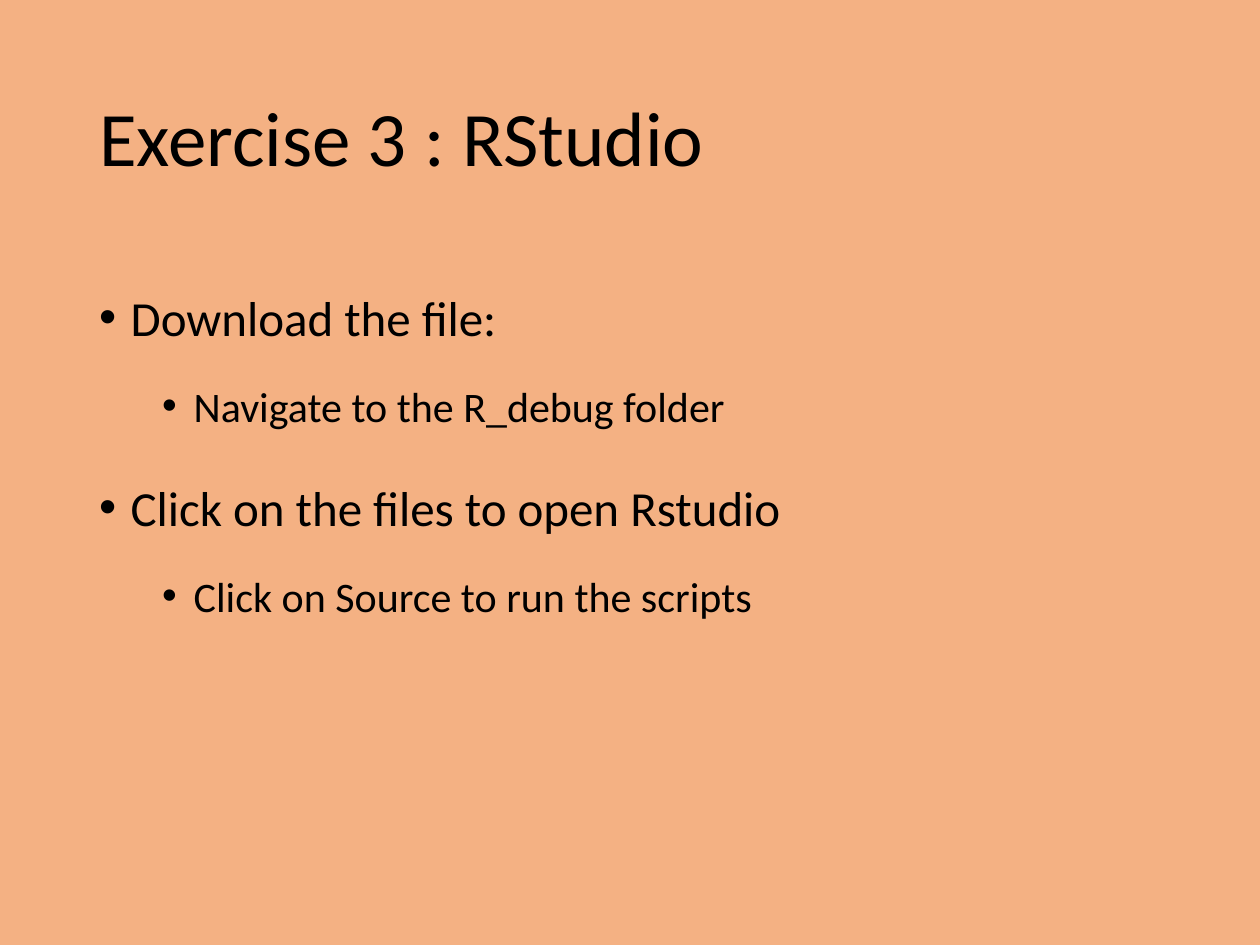
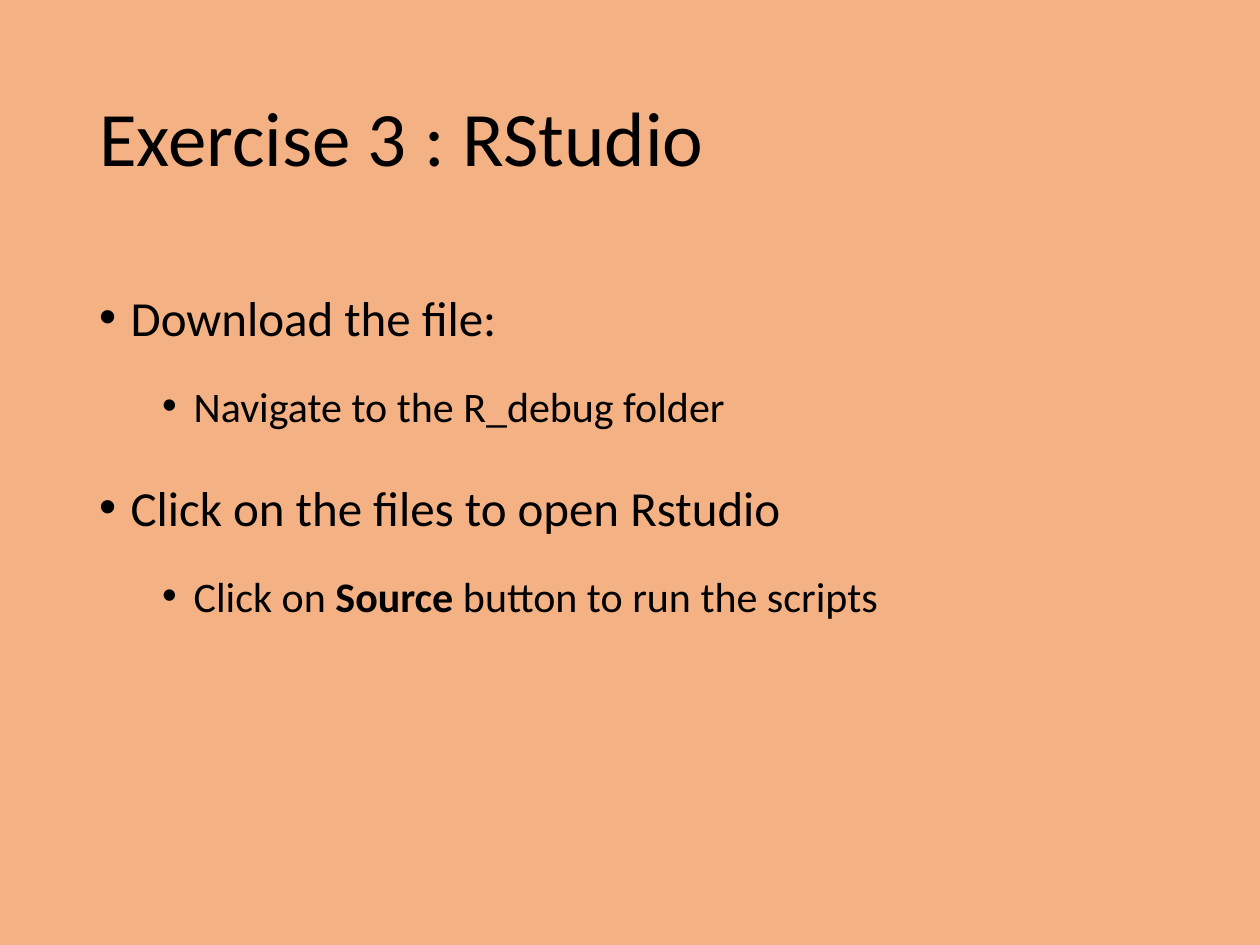
Before and after one commit to PrincetonUniversity/intro_debugging, a slide deck: slide 15 of 01_overview/Introduction_To_Debugging.pptx (slide 13 before the commit). Drawn at 1260x945 pixels with LibreOffice and Linux fonts; fonts in the diff are those of the drawing. Boxes give left, top, right and bottom in pixels: in the first picture for what was removed or moved away, otherwise in the second. Text is boxed around its words. In the diff, an @@ line names an element or a change of style, - is before the commit and + after.

```diff
--- a/01_overview/Introduction_To_Debugging.pptx
+++ b/01_overview/Introduction_To_Debugging.pptx
@@ text at bbox=[194, 582, 878, 619]: text changed @@
-  • Click on Source to run the scripts
+  • Click on Source button to run the scripts
```
Also in this commit, not shown: 1 other slide changed, 2 slides added, 3 other files.
